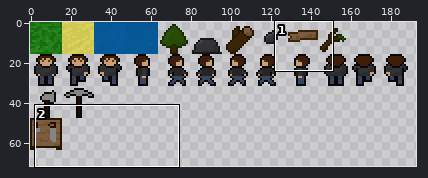
Sprite sheet, stored at assets/spritesheet.png. The picture above shows the old version from afar; the outline marks the close-up.
Close-up. The starting point:
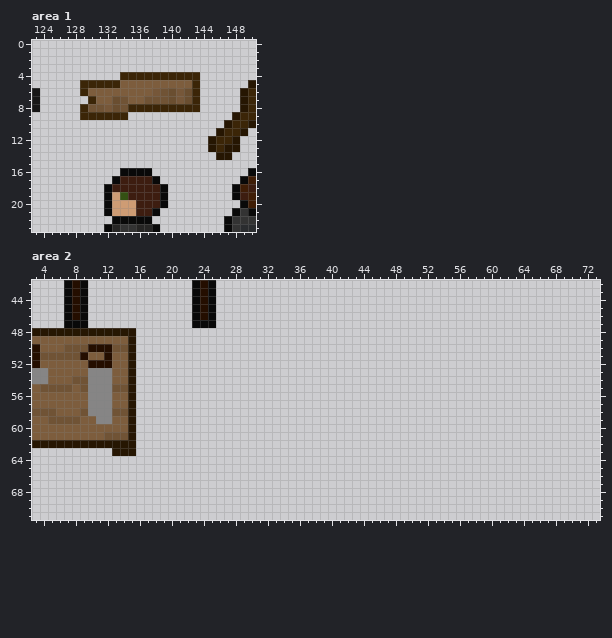
The file is 256x256 pixels. Pixels under 10% opacity are left out. Colours within 5 levels of each other are drawn and written as one. Shown: area 1: x 123..150, y 0..23; area 2: x 3..73, y 42..71. The wide view leaves out empty margins.
The same view after the edit:
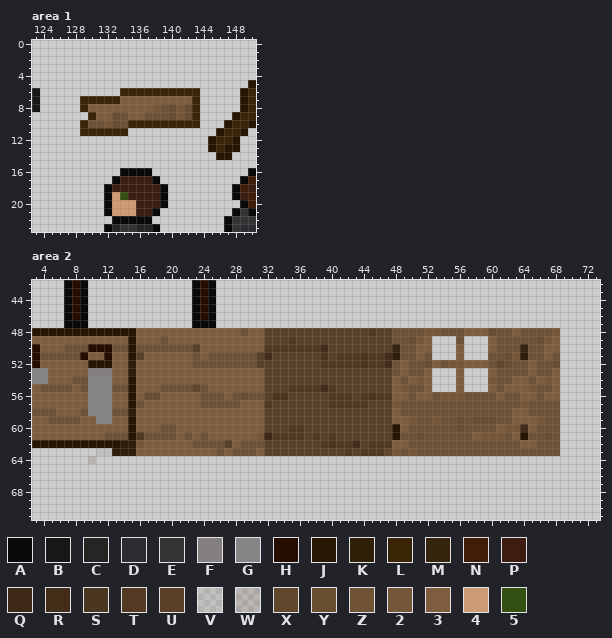
Palette (. is transparent): A #090909  B #171717  C #262524  D #2a2c2f  E #333333  F #83807f  G #868585  H #240e00  J #261602  K #2f1e08  L #3b2507  M #36240f  N #3f1d06  P #3d1d10  Q #3c2814  R #422d18  S #4c361f  T #533b23  U #594128  V #6245281a  W #6245282e  X #61472c  Y #6a4e30  Z #705335  2 #765739  3 #7d5d3d  4 #ce9c74  5 #345113
Change:
Changed rows in their new state; - is an unchanged pixel.
Area 1:
first column x 129:
 4 -----..........
 5 ...............
 6 .....LLLLLLLLL-
 7 L-LLL3--333333-
 8 -333333332ZY2Y-
 9 .-33YZ33ZZZY2YL
10 LZZ2YZLLLLLLLLL
11 LLLLLL---------
Area 2:
first column x 10:
48 ------3333333333333Z33UUUUUUUUUUUUUTUUZZZZ22ZZZ333YZZ3ZZZZ2
49 ------333Z333333333333UUUTUUUUUUUUUUUUZZY23---Z---3ZZZZZY23
50 ------ZZZZZZZU33333333TTTTTTTRUUUUUUUUMZZ33---3---3ZZZMZZ33
51 ------U333333Z3ZZZZZZURUUUUUUSUTTTSTTRKZZ3Z---3---ZZY2KZZ3Z
52 JJJ--K3333333ZZZZZZZZUUUUUUUUTTTTTSTTRZ3ZZY3Z22333ZXYZZ3ZZY
53 FFF--K3333333333333333UUUUUUUUUUUUUUUUZ3ZZ3---3---3ZZZZ3ZZ3
54 ------3333333333333333UUUUUUUUUUUUUUUU3Z323---3---2ZZ33Z323
55 ------333ZZZZXZ3333333UUUTTTTRTUUUUUUU32ZZ3---3---3Z3332ZZ3
56 ------3YY33333ZZZ3ZYZZUSSUUUUUTTTUTSTT33Z33Z222ZZZZ3ZZ33Z33
57 ------Z3333333ZZZZZ333TUUUUUUUTTTTTUUU2ZZZZZZZZZZZZZZZ2ZZZZ
58 -----K3333333333333333UUUUUUUUUUUUUUUU3ZZZZZZZZZZZZZZ33ZZZZ
59 ------3333333333333333UUUUUUUUUUUUUUUU332ZZ2ZZYZYYYZZ3332ZZ
60 ------333ZZ33333333333UUUTTUUUUUUUUUUUJ3ZZZZZZYZZZZ322R3ZZZ
61 ------TZZZZ3Z3Z3333332QTTTTUTUTUUUUUUUJZZYZZZZZZ3222Z3JZZYZ
62 ----KK2333333ZZZZU3ZZZUUUUUUUTSTTRUTTT33ZZZZZZZZZZZZZZ33ZZZ
63 -VVKKK3333333333Z3ZZZ3UUUUUUUUUUTUTTTX2Z2ZZZZZZZZZZZZZZZZZZ
64 W----------------------------------------------------------
